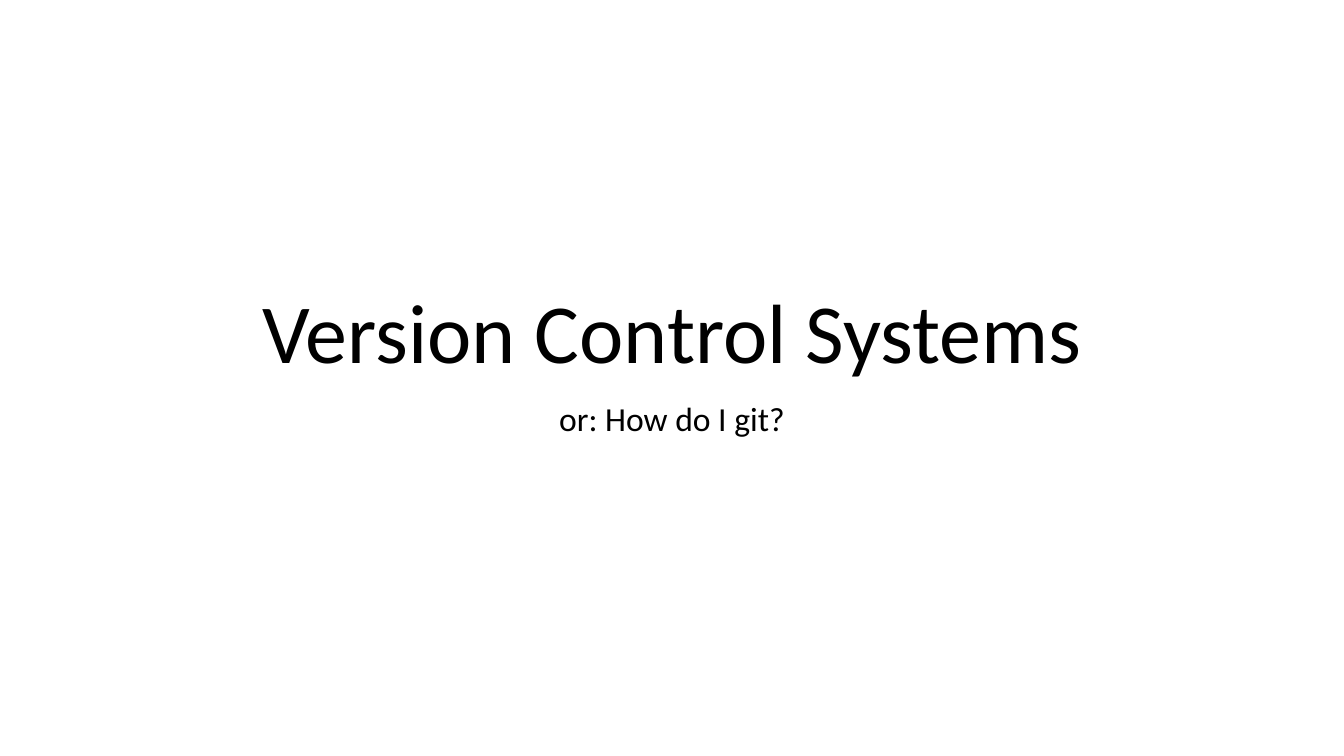
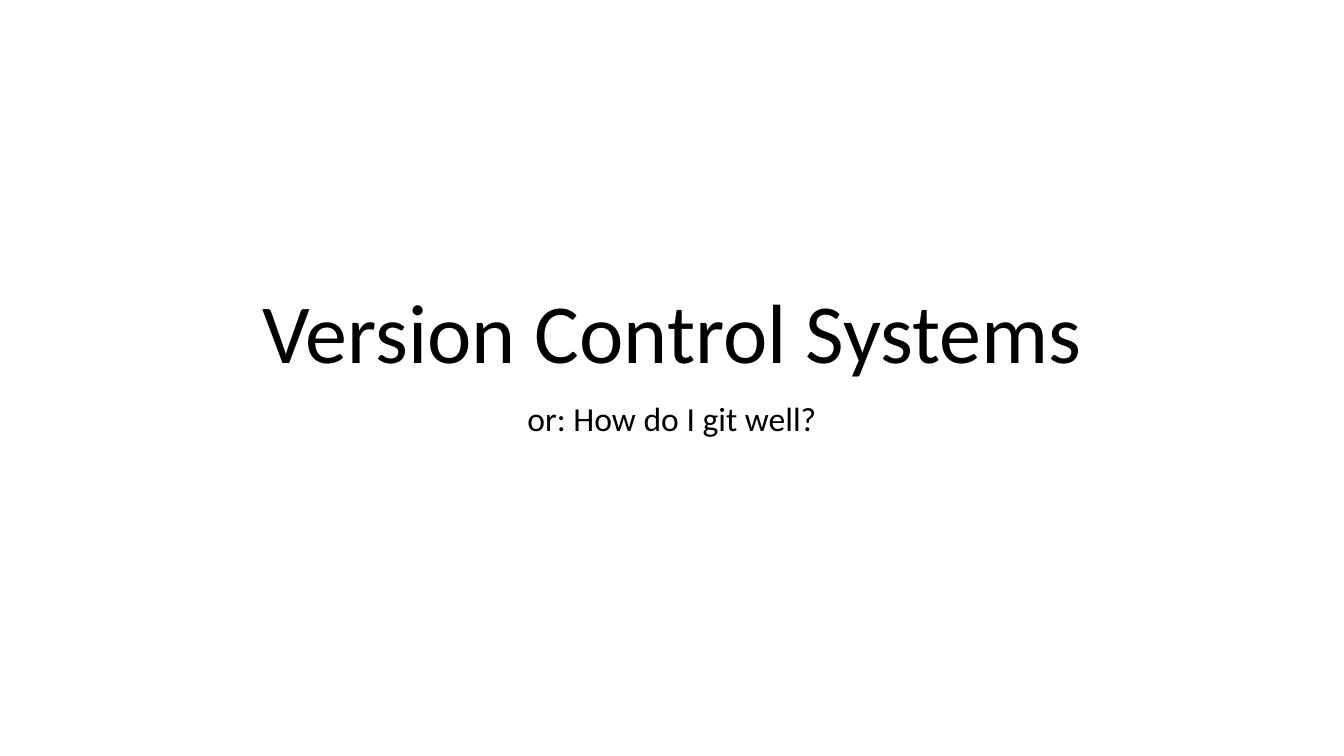
Before and after one commit to vegfetch/talk, a slide deck: slide 1 of cf_version_control_systems.pptx. Drawn at 1344x756 pixels with LibreOffice and Linux fonts; fonts in the diff are those of the drawing. Boxes give left, top, right and bottom in pixels: in the first picture for what was removed or moved away, otherwise in the second. Text is boxed around its words. In the diff, an @@ line names an element or a change of style, - is before the commit and + after.

```diff
--- a/cf_version_control_systems.pptx
+++ b/cf_version_control_systems.pptx
@@ subtitle at [527, 407, 816, 437]: text changed @@
-or: How do I git?
+or: How do I git well?
```
Also in this commit, not shown: 6 slides added, 2 slides removed, 1 other file.
